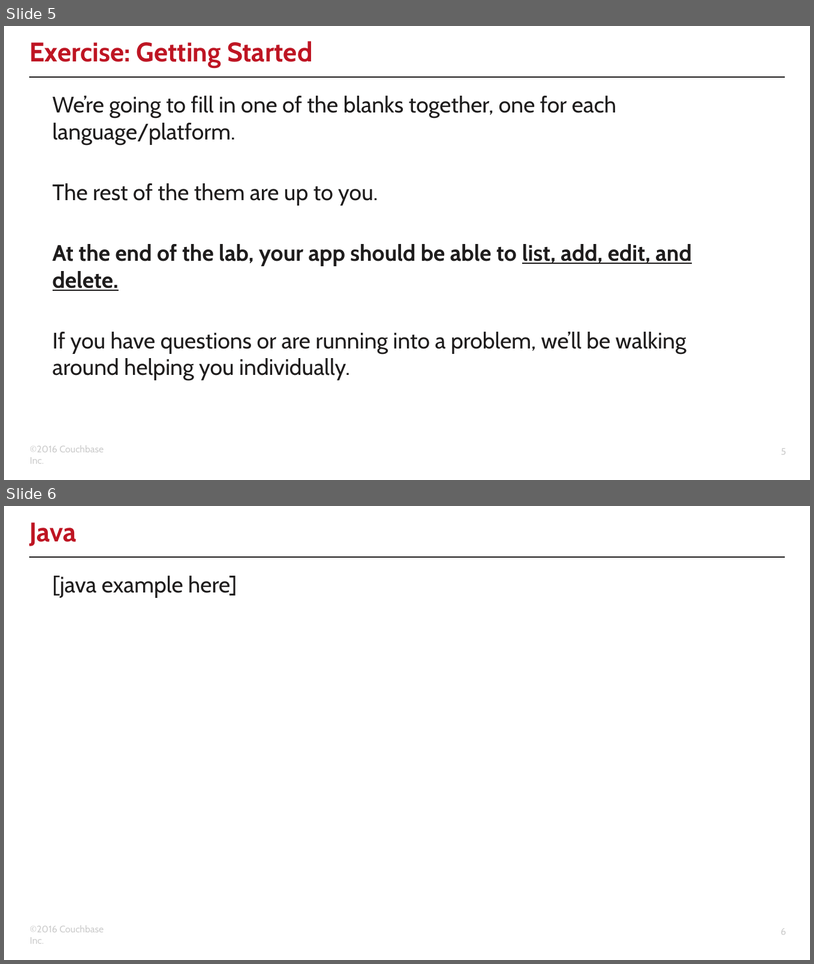
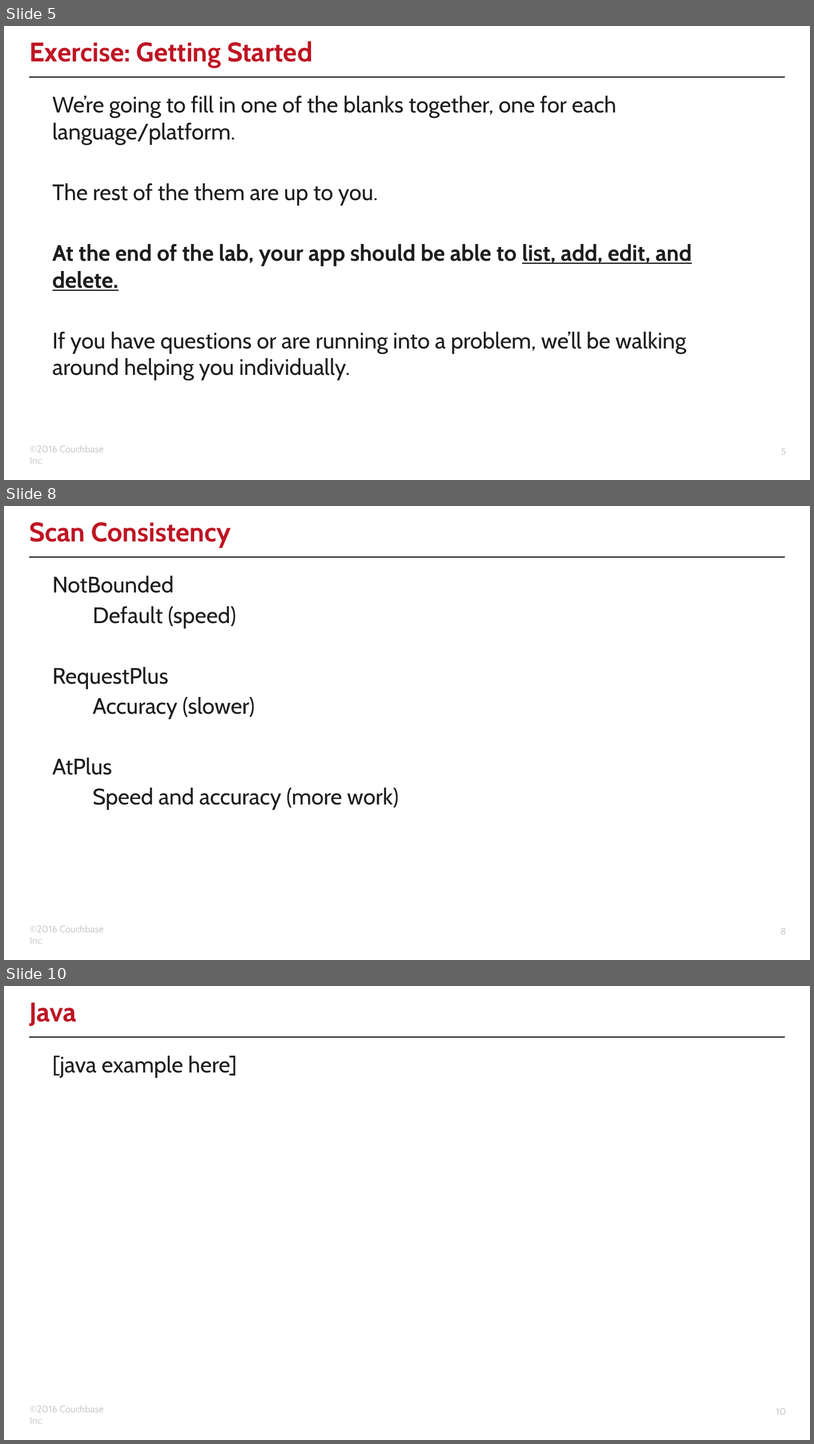
Before and after one commit to clint77/workshop, a slide deck: connect2016/developer/03/03.pptx. Shown one above the other, each under a label of ours: slides 5 and 6 before the commit, slides 5, 8 and 10 after it; the slides between them are not shown. The pictures are 814x964 and 814x1444 pixels, drawn with LibreOffice and Linux fonts; fonts in the diff are those of the drawing; background and template pictures are left out. Boxes give left, top, right and bottom in pixels: in the first picture for what was removed or moved away, otherwise in the second. Text is boxed around its words. In the diff, an @@ line names an element or a change of style, - is before the commit and + after.

```diff
--- a/connect2016/developer/03/03.pptx
+++ b/connect2016/developer/03/03.pptx
@@ slide 8 added at (4,506,810,960), background #FFFFFF; not listed: 3 template elements that a slide beside it also shows @@
@@ title added at (30,522,231,547), 24 pt, text #BE1523, bold @@
+Scan Consistency
@@ text added at (53,576,399,810), 20 pt, text #1E1C1C @@
+NotBounded
+Default (speed)
+RequestPlus
+Accuracy (slower)
+AtPlus
+Speed and accuracy (more work)
@@ what was slide 6 is now slide 10 @@
@@ page number at (776,1408,786,1414): text changed @@
-6
+10
```
Also in this commit, not shown: 1 slide changed, 3 other slides added, 15 other files.
